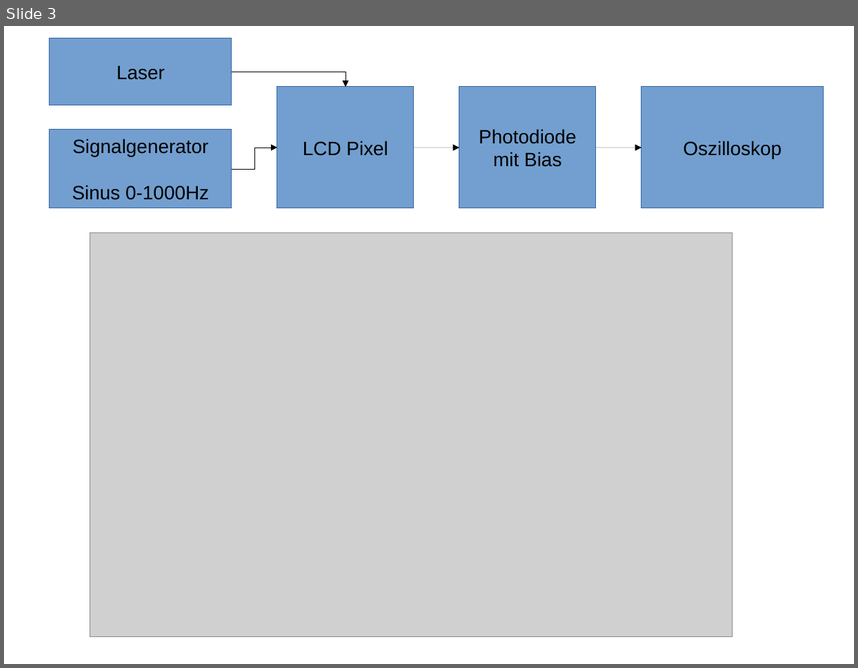
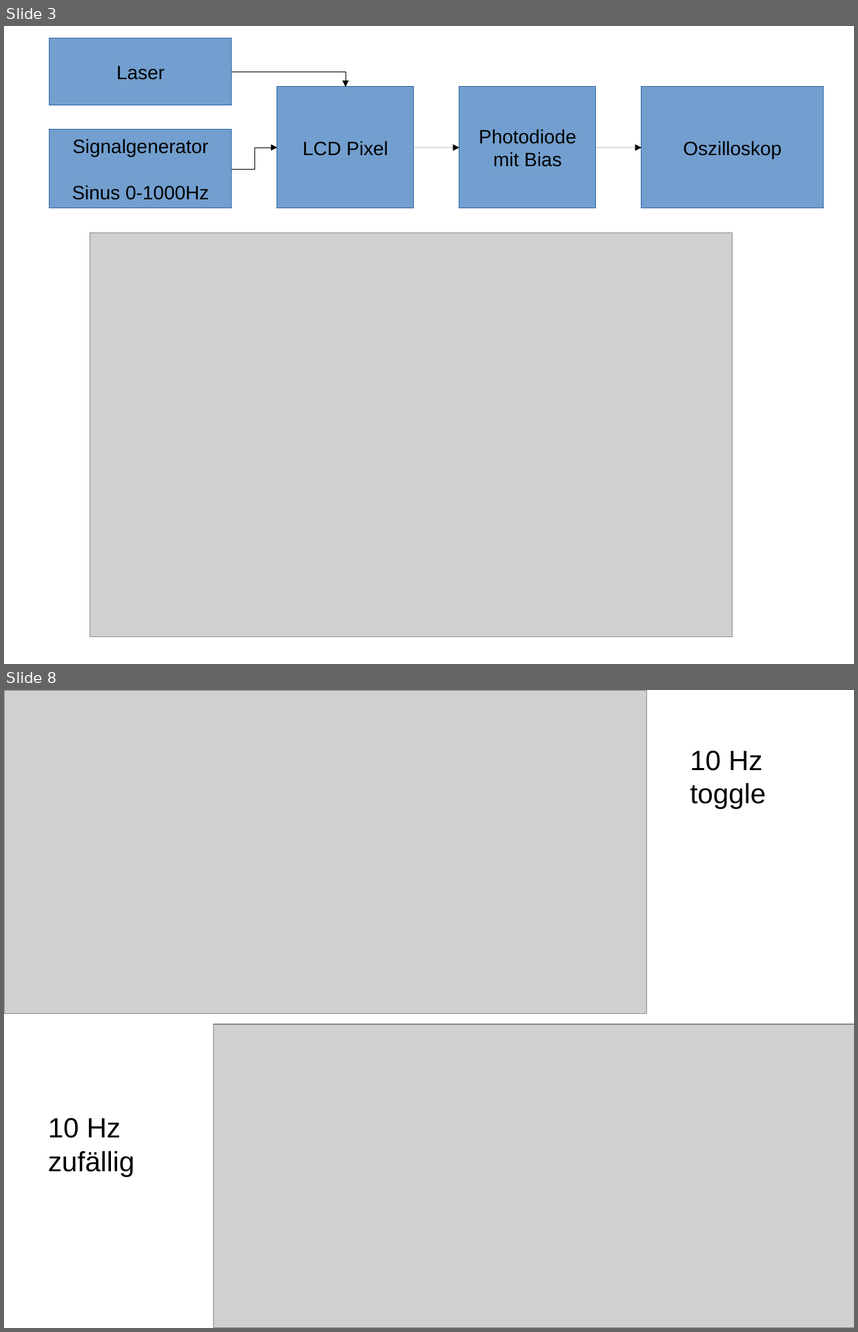
Before and after one commit to ekiwi/iph, a slide deck: presentation/pres01.odp. Shown one above the other, each under a label of ours: slide 3 before the commit, slides 3 and 8 after it; the slides between them are not shown. The pictures are 858x668 and 858x1332 pixels, drawn with LibreOffice and Linux fonts; fonts in the diff are those of the drawing; grey boxes stand for pictures. Boxes give left, top, right and bottom in pixels: in the first picture for what was removed or moved away, otherwise in the second. Text is boxed around its words. In the diff, an @@ line names an element or a change of style, - is before the commit and + after.

```diff
--- a/presentation/pres01.odp
+++ b/presentation/pres01.odp
@@ slide 8 added at [4, 690, 854, 1328], background #FFFFFF @@
@@ picture added at [4, 690, 646, 1013] @@
@@ text added at [690, 751, 766, 809], 26 pt, text #000000 @@
+10 Hz
+toggle
@@ picture added at [214, 1024, 854, 1327] @@
@@ text added at [48, 1118, 135, 1176], 26 pt, text #000000 @@
+10 Hz
+zufällig
```
Also in this commit, not shown: 1 slide changed, 6 other slides added.
